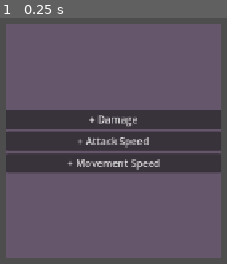
Above: before the commit, frame 1.
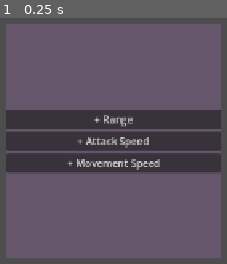
Above: after the commit, the same moment.

Repository: seanjosefosky/wave-survival
Game: Godot game, scene res://GUI/level_up_menu.tscn
The game is run twice, just before and just after one commit, with the same random seed, the same clock (stepped at 60 frames per second) and the same inputs. This scene is started directly instead of the project's main scene.
Inputs:
- Up to frame 1 (0.25 s): no input

The runs differ from the first frame. In frame 1, 0.5% of the frame differs, in the area x 39-61%, y 39-45%.

Commit message:
Base game loop completed

Diff:
--- a/GUI/level_up_menu.gd
+++ b/GUI/level_up_menu.gd
@@ -1,24 +1,25 @@
 class_name LevelUpMenu
 extends CanvasLayer
 
-@onready var weapon := get_node("uid://dycqa4u32ryt7")
-@onready var bullet := get_node("uid://o0o3bwswc4qg")
-@onready var player := get_node("uid://c6uk8ka7fb3lc")
+var player
+var weapon
 
-signal choice_made
+func setup(p, w):
+	player = p
+	weapon = w
 
 func _on_button_1_pressed() -> void:
-	bullet.damage *= 0.1
-	choice_made.emit()
+	weapon.enemy_detection.shape.radius *= 1.1
+	_choice_made()
 
 func _on_button_2_pressed() -> void:
-	weapon.attack_speed *= 0.1
-	choice_made.emit()
+	weapon.attack_speed *= 1.1
+	_choice_made()
 
 func _on_button_3_pressed() -> void:
-	player.speed *= 0.1
-	choice_made.emit()
+	player.speed *= 1.1
+	_choice_made()
 
-func _on_choice_made() -> void:
+func _choice_made() -> void:
 	get_tree().paused = false
 	self.queue_free()
--- a/GUI/level_up_menu.tscn
+++ b/GUI/level_up_menu.tscn
@@ -3,6 +3,7 @@
 [ext_resource type="Script" uid="uid://brijvvka2nsqc" path="res://GUI/level_up_menu.gd" id="1_ib382"]
 
 [node name="LevelUpMenu" type="CanvasLayer" unique_id=699942841]
+process_mode = 3
 script = ExtResource("1_ib382")
 
 [node name="MarginContainer" type="MarginContainer" parent="." unique_id=889265446]
@@ -28,17 +29,19 @@
 
 [node name="Button1" type="Button" parent="MarginContainer/VBoxContainer" unique_id=2137055442]
 layout_mode = 2
-text = "+ Damage"
+action_mode = 0
+text = "+ Range"
 
 [node name="Button2" type="Button" parent="MarginContainer/VBoxContainer" unique_id=1250525363]
 layout_mode = 2
+action_mode = 0
 text = "+ Attack Speed"
 
 [node name="Button3" type="Button" parent="MarginContainer/VBoxContainer" unique_id=1036072495]
 layout_mode = 2
+action_mode = 0
 text = "+ Movement Speed"
 
-[connection signal="choice_made" from="." to="." method="_on_choice_made"]
 [connection signal="pressed" from="MarginContainer/VBoxContainer/Button1" to="." method="_on_button_1_pressed"]
 [connection signal="pressed" from="MarginContainer/VBoxContainer/Button2" to="." method="_on_button_2_pressed"]
 [connection signal="pressed" from="MarginContainer/VBoxContainer/Button3" to="." method="_on_button_3_pressed"]
--- a/GUI/main_menu.gd
+++ b/GUI/main_menu.gd
@@ -1,6 +1,4 @@
 extends CanvasLayer
-
-
 
 
 func _on_play_pressed() -> void:
--- a/GUI/player_died_screen.tscn
+++ b/GUI/player_died_screen.tscn
@@ -35,7 +35,6 @@
 size_flags_horizontal = 4
 size_flags_vertical = 0
 theme_override_font_sizes/font_size = 40
-text = "High Score: 0"
 
 [node name="Control" type="Control" parent="MarginContainer/VBoxContainer" unique_id=85001298]
 custom_minimum_size = Vector2(0, 50)
--- a/Gameplay/bullet.gd
+++ b/Gameplay/bullet.gd
@@ -5,7 +5,7 @@
 const RANGE = 1200
 
 var travelled_distance = 0
-var damage := 5.0
+var damage: float
 
 func _physics_process(delta):
 	var direction := Vector2.RIGHT.rotated(rotation)
--- a/Gameplay/enemy.gd
+++ b/Gameplay/enemy.gd
@@ -17,15 +17,14 @@
 	animation.play("take_damage")
 	health -= dmg
 	if health <= 0:
-		spawn_xp()
+		var pos := global_position
+		spawn_xp(pos)
 		queue_free()
-		PlayerGlobals.kills += 1
 
-func spawn_xp() -> void:
-	var pos := global_position
+func spawn_xp(pos) -> void:
 	var xp_drop = preload("uid://bdecn072k6arv").instantiate()
 	xp_drop.position = pos
-	get_node("/root/World").add_child(xp_drop)
+	get_node("/root/World").call_deferred("add_child", xp_drop)
 
 
 func _on_animation_player_animation_finished(anim_name: StringName) -> void:
--- a/Gameplay/player.gd
+++ b/Gameplay/player.gd
@@ -62,8 +62,9 @@
 		level_up()
 
 func level_up() -> void:
+	xp_needed += 10
+	xp = 0
 	get_tree().paused = true
 	var level_up_menu = preload("res://GUI/level_up_menu.tscn").instantiate()
 	get_node("/root/World").add_child(level_up_menu)
-	xp_needed += 10
-	xp = 0
+	level_up_menu.setup(self, $Weapon)
--- a/Gameplay/weapon.gd
+++ b/Gameplay/weapon.gd
@@ -3,8 +3,11 @@
 
 @onready var shooting_point: Marker2D = $WeaponPivot/ShootingPoint
 @onready var shoot_timer: Timer = $ShootTimer
+@onready var enemy_detection: CollisionShape2D = $EnemyDetection
 
 var attack_speed := 1.0
+var damage := 5.0
+
 
 func _ready() -> void:
 	shoot_timer.wait_time = attack_speed
@@ -22,7 +25,7 @@
 	new_bullet.global_position = shooting_point.global_position
 	new_bullet.global_rotation = shooting_point.global_rotation
 	shooting_point.add_child(new_bullet)
-
+	new_bullet.damage = damage
 
 func _on_shoot_timer_timeout() -> void:
 	shoot()
--- a/Gameplay/world.gd
+++ b/Gameplay/world.gd
@@ -5,7 +5,7 @@
 func _ready() -> void:
 	get_tree().paused = false
 
-func _process(delta: float) -> void:
+func _process(_delta: float) -> void:
 	$UI/XPBar.value = player.xp
 	$UI/XPBar.max_value = player.xp_needed
 
--- a/map_generator.gd
+++ b/map_generator.gd
@@ -2,7 +2,6 @@
 extends Node2D
 
 @onready var tile_map_layer: TileMapLayer = $TileMapLayer
-@onready var seed_label: Label = $CanvasLayer/Label
 
 @export var map_height := 128
 @export var map_width := 256
@@ -17,9 +16,9 @@
 @export_range(0.0, 1.0) var mountain_peak_threshold = 0.5
 
 
+
 func _ready() -> void:
 	generate_map()
-
 
 func generate_map() -> void:
 	var perlin_noise = FastNoiseLite.new()
@@ -27,7 +26,6 @@
 	perlin_noise.noise_type = FastNoiseLite.TYPE_PERLIN
 	perlin_noise.frequency = noise_scale
 
-	seed_label.text = "Seed: %s" % perlin_noise.seed
 
 	tile_map_layer.clear()
 
@@ -53,5 +51,4 @@
 				atlas_coords = Vector2i(1, 0)
 			elif noise_value <= mountain_peak_threshold:
 				atlas_coords = Vector2i(0, 0)
-
 			tile_map_layer.set_cell(tile_pos, 0, atlas_coords)
--- a/map_generator.tscn
+++ b/map_generator.tscn
@@ -33,15 +33,17 @@
 
 [node name="CanvasLayer" type="CanvasLayer" parent="." unique_id=1423142164]
 
-[node name="ColorRect" type="ColorRect" parent="CanvasLayer" unique_id=591983323]
-offset_top = 979.0
-offset_right = 661.0
-offset_bottom = 1077.0
-color = Color(0, 0, 0, 0.16470589)
-
-[node name="Label" type="Label" parent="CanvasLayer" unique_id=2137074975]
-offset_top = 979.0
-offset_right = 203.0
-offset_bottom = 1076.0
-theme_override_font_sizes/font_size = 71
-text = "Seed: "
+[node name="ProgressBar" type="ProgressBar" parent="CanvasLayer" unique_id=1542628063]
+visible = false
+anchors_preset = 8
+anchor_left = 0.5
+anchor_top = 0.5
+anchor_right = 0.5
+anchor_bottom = 0.5
+offset_left = -2.0
+offset_top = -13.5
+offset_right = 2.0
+offset_bottom = 13.5
+grow_horizontal = 2
+grow_vertical = 2
+step = 33.3
Not shown, changed: export_presets.cfg
Not shown, changed: kanban_tasks_data.kanban
